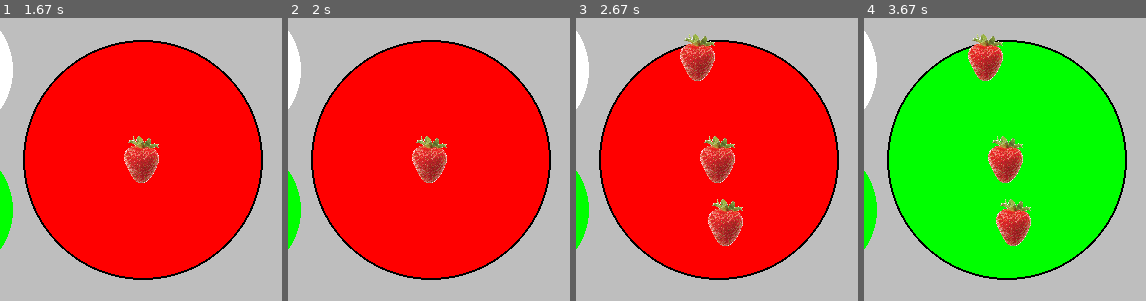
Above: before the commit, frames 1-4 (left to right).
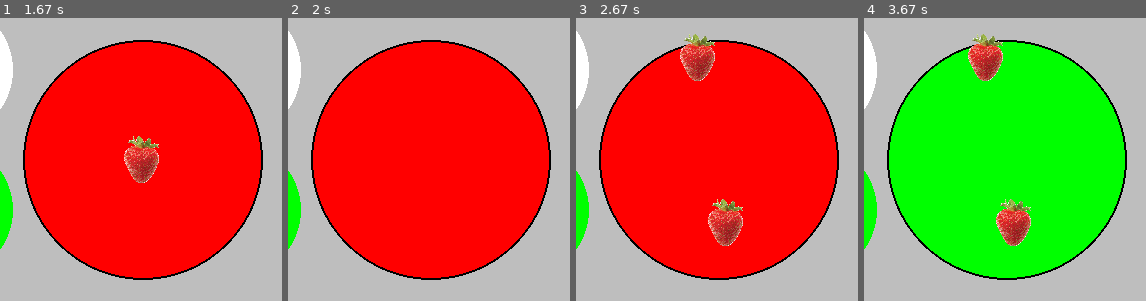
Above: after the commit, the same moments.

Repository: bennorth/cake-decoration-in-pygame
Game: pygame game, started from cake.py
Two runs of this game, one before a commit and one after it. Both use one fixed random seed, a clock stepped at 60 frames per second and the inputs below.
Inputs (mouse positions are % of the whole screen's width and height, from its top left):
- Up to frame 1 (1.67 s): click (49, 53) at 0.38 s; click (23, 54) at 0.72 s; click (16, 78) at 1.05 s; click (21, 14) at 1.38 s
- Up to frame 2 (2 s): click (51, 17) at 1.72 s
- Up to frame 3 (2.67 s): click (50, 64) at 2.05 s; click (45, 35) at 2.38 s
- Up to frame 4 (3.67 s): click (9, 30) at 3.22 s; click (14, 63) at 3.55 s
The pictures show only the part of the screen within x 24-74%, y 28-78%; the shares and areas given below are measured in that part.

Frame 1 is identical in both runs. In frame 2, 1.5% of the frame differs, in the area x 43-57%, y 41-59%; in frame 3, 1.5%; in frame 4, 1.5%.

Commit message:
implement 'back' button
Hit-check; if hit, delete last element of 'decorations' list (if the
list is non-empty).

Diff:
--- a/cake.py
+++ b/cake.py
@@ -82,6 +82,10 @@
                     else:
                         print('in decoration menu but not on decoration')
 
+                if 44 <= click_y <= 100 and 306 <= click_x <= 377:
+                    if len(decorations) > 0:
+                        del decorations [-1]
+
     # Redraw the background
     screen.fill(pygame.Color('grey'))
 
